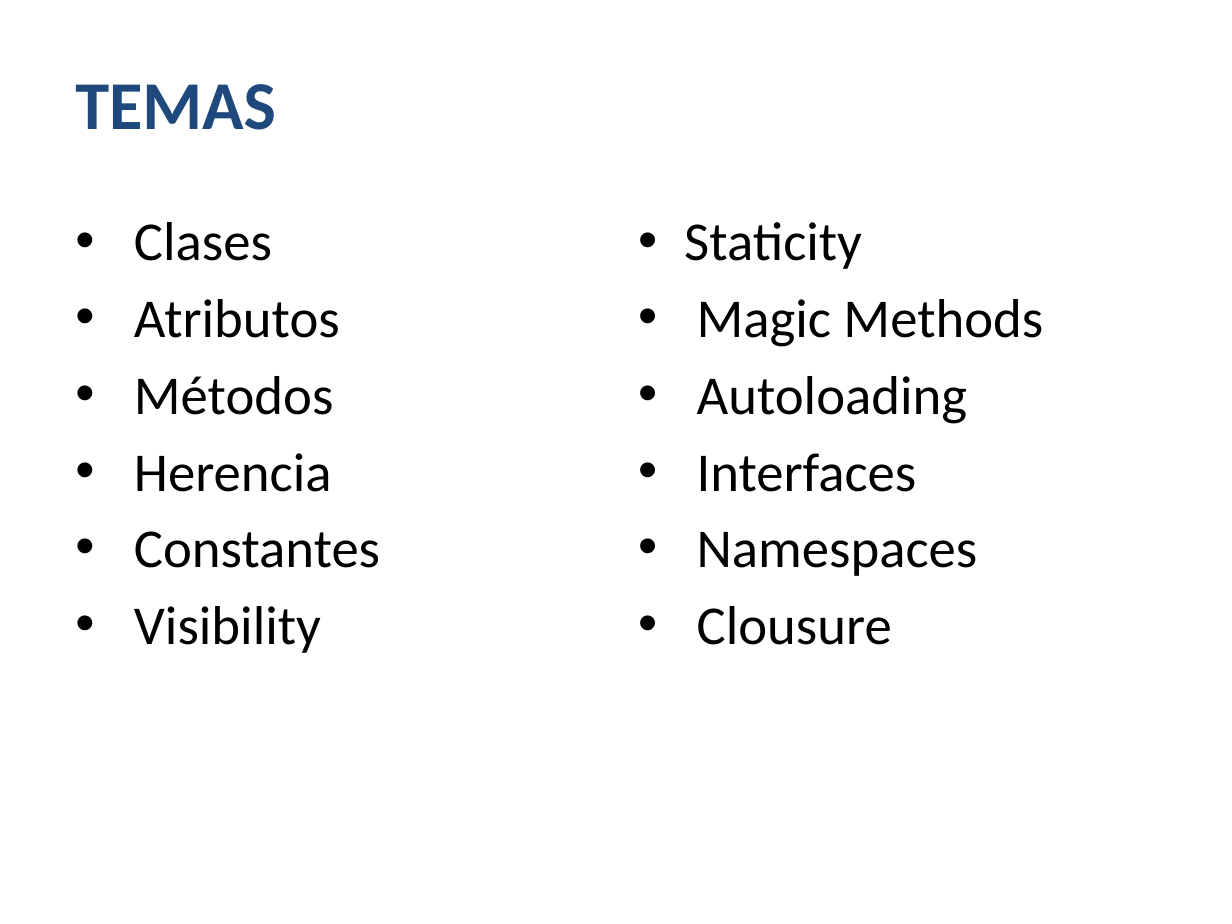
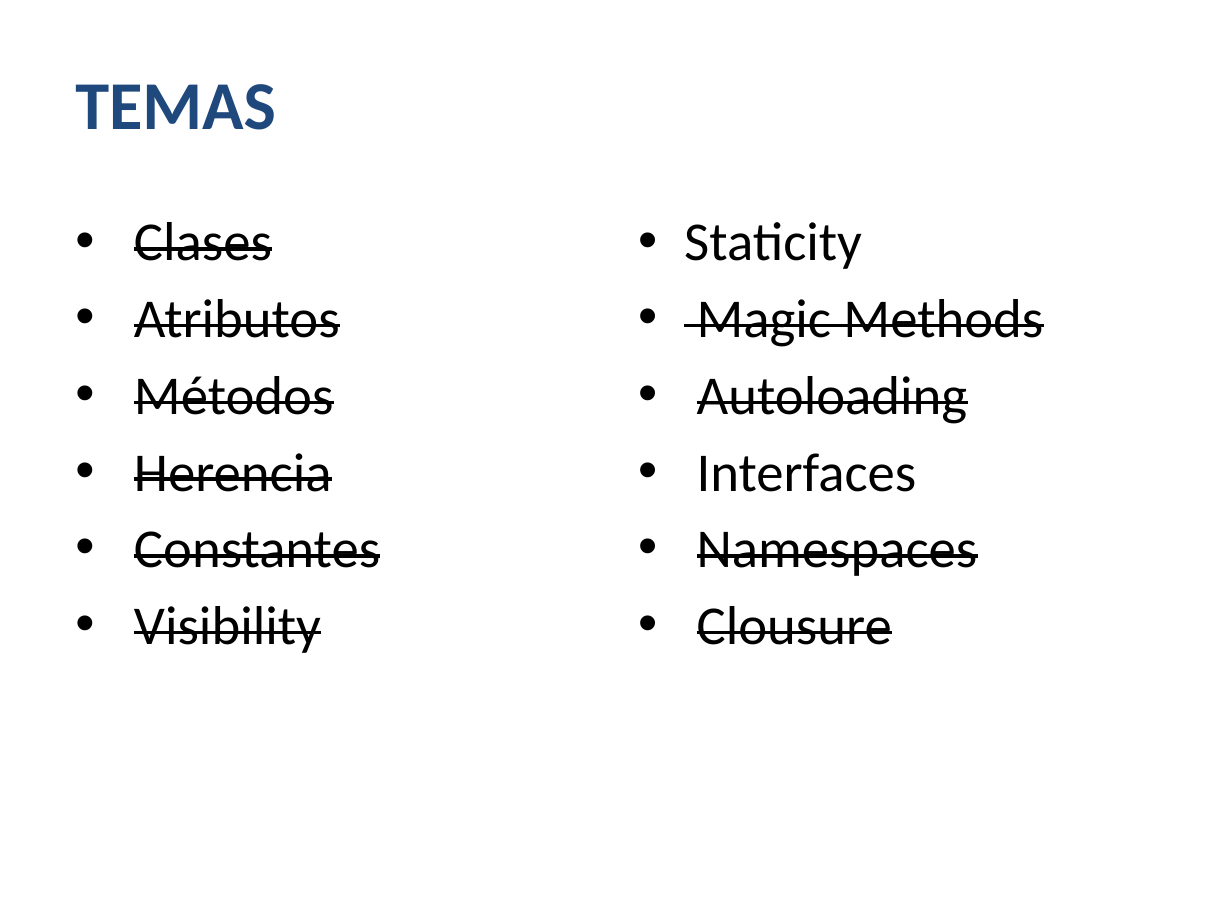
Before and after one commit to FraGoTe/ZF2-COURSE, a slide deck: slide 2 of docs/02-fundamentos-php-poo.pptx. Drawn at 1232x924 pixels with LibreOffice and Linux fonts; fonts in the diff are those of the drawing; background and template pictures are left out. Boxes give left, top, right and bottom in pixels: in the first picture for what was removed or moved away, otherwise in the second. Text is boxed around its words. In the diff, an @@ line names an element or a change of style, - is before the commit and + after.

```diff
--- a/docs/02-fundamentos-php-poo.pptx
+++ b/docs/02-fundamentos-php-poo.pptx
@@ text "Clases" at [134,222,380,653]: strikethrough on @@
@@ text at [697,299,1043,645]: strikethrough on in "Magic Methods", "Autoloading", "Namespaces", "Clousure" @@
```
Also in this commit, not shown: 9 other files.
